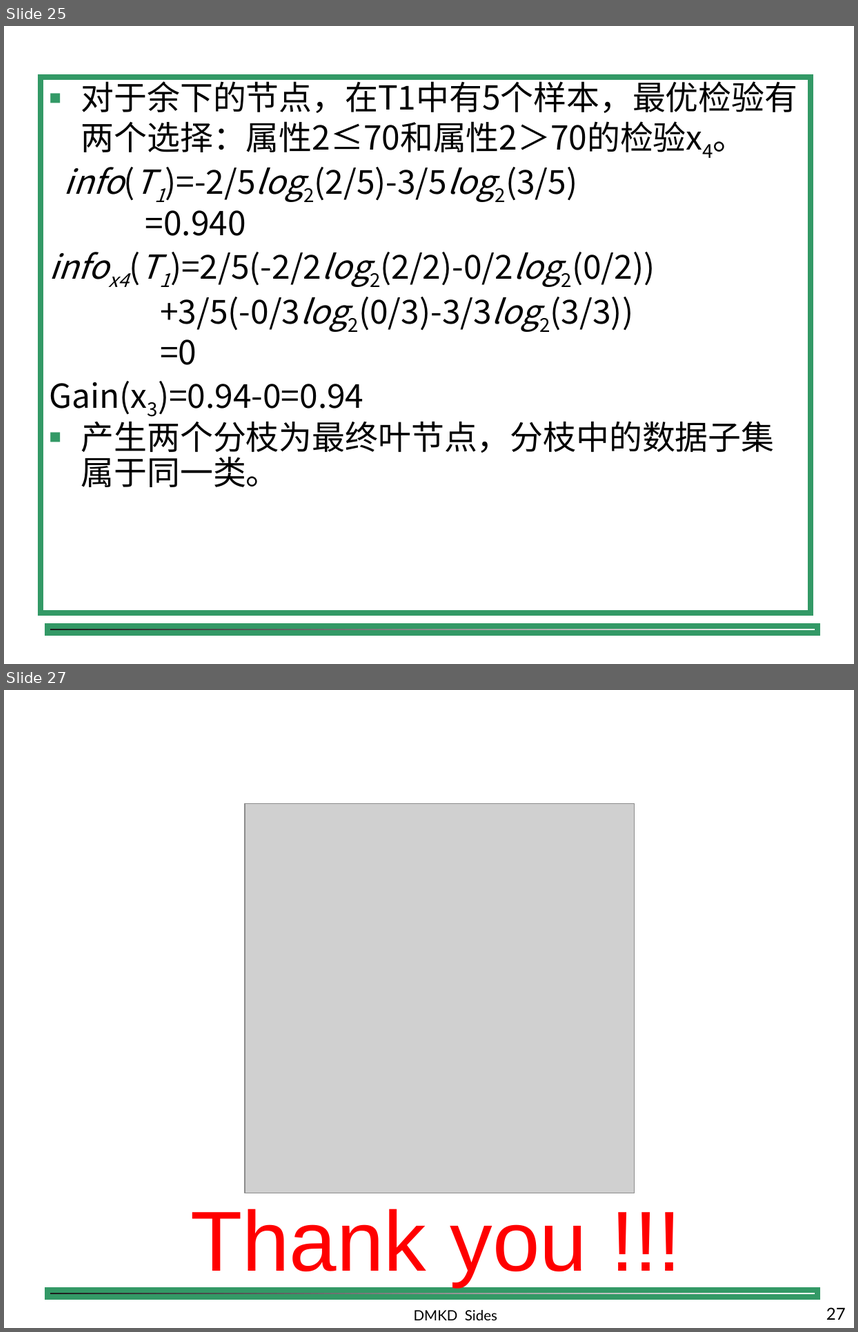
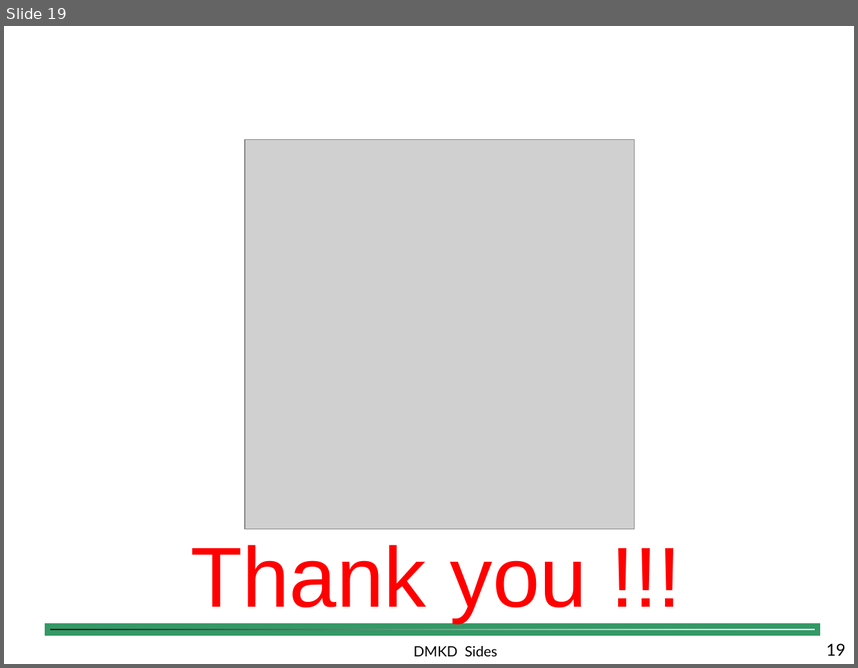
Before and after one commit to shfkuang/shfkuang.github.io, a slide deck: dm/ch4.3.ppt. Shown one above the other, each under a label of ours: slides 25 and 27 before the commit, slide 19 after it; the slides between them are not shown. The pictures are 858x1332 and 858x668 pixels, drawn with LibreOffice and Linux fonts; fonts in the diff are those of the drawing; grey boxes stand for pictures; background and template pictures are left out. Boxes give left, top, right and bottom in pixels: in the first picture for what was removed or moved away, otherwise in the second. Text is boxed around its words. In the diff, an @@ line names an element or a change of style, - is before the commit and + after.

```diff
--- a/dm/ch4.3.ppt
+++ b/dm/ch4.3.ppt
@@ slide 25 removed at [4, 26, 854, 664], background #FFFFFF; not listed: 1 template element that a slide beside it also shows @@
@@ text removed at [41, 77, 811, 612] @@
-■ 对于余下的节点，在T1中有5个样本，最优检验有两个选择：属性2≤70和属性2＞70的检验x4。
-info(T1)=-2/5log2(2/5)-3/5log2(3/5)
-=0.940
-infox4(T1)=2/5(-2/2log2(2/2)-0/2log2(0/2))
-+3/5(-0/3log2(0/3)-3/3log2(3/3))
-=0
-Gain(x3)=0.94-0=0.94
-■ 产生两个分枝为最终叶节点，分枝中的数据子集属于同一类。
@@ what was slide 27 is now slide 19 @@
@@ page number at [826, 643, 846, 655]: text changed @@
-27
+19
```
Also in this commit, not shown: 7 other slides removed, 1 other file.
